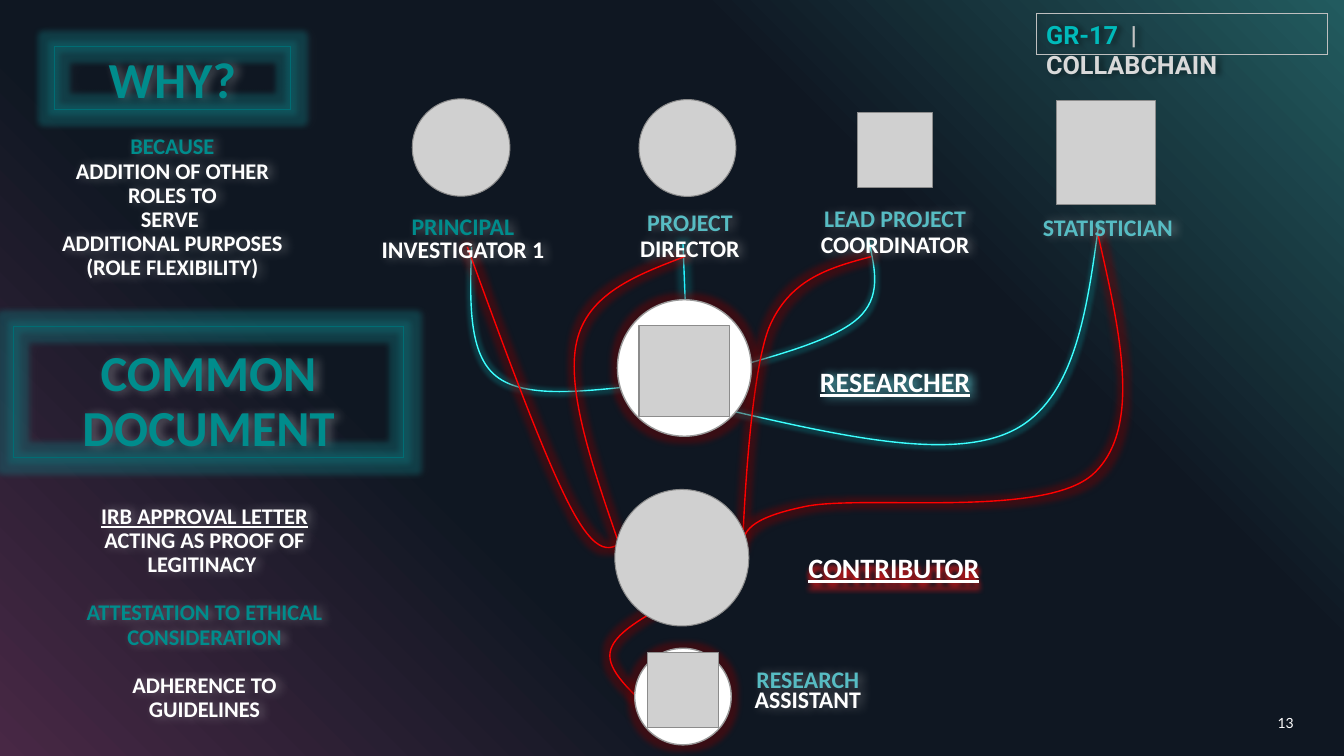
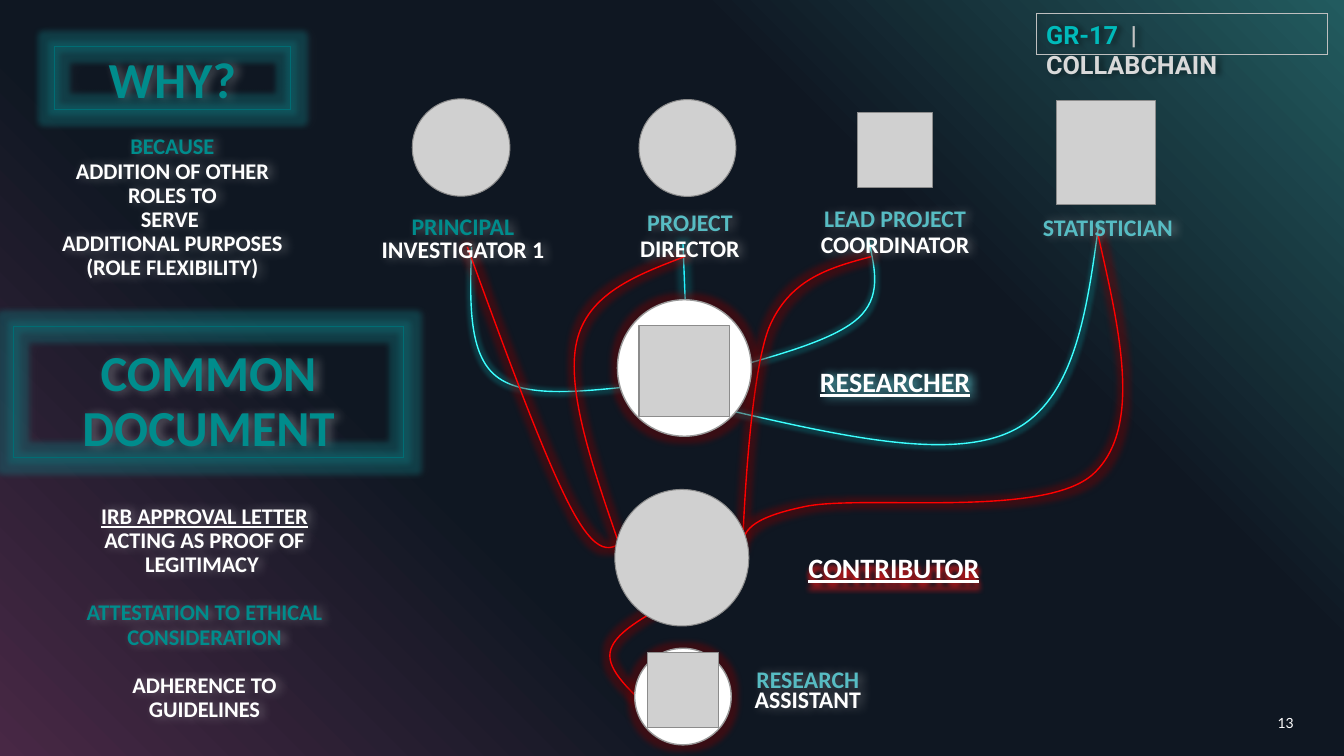
Before and after one commit to dhirajksharma/collabchain, a slide deck: slide 13 of Documents/Deliverables/SlideDeck/GR17_CC_Slide-deck.pptx. Drawn at 1344x756 pixels with LibreOffice and Linux fonts; fonts in the diff are those of the drawing; grey boxes stand for pictures. Boxes give left, top, right and bottom in pixels: in the first picture for what was removed or moved away, otherwise in the second. Text is boxed around its words. In the diff, an @@ line names an element or a change of style, - is before the commit and + after.

Commit message:
PPT updated

```diff
--- a/Documents/Deliverables/SlideDeck/GR17_CC_Slide-deck.pptx
+++ b/Documents/Deliverables/SlideDeck/GR17_CC_Slide-deck.pptx
@@ text at [104,533,304,572]: text changed @@
-ACTING AS PROOF OF LEGITINACY
+ACTING AS PROOF OF LEGITIMACY
```
Also in this commit, not shown: 1 other slide changed.
